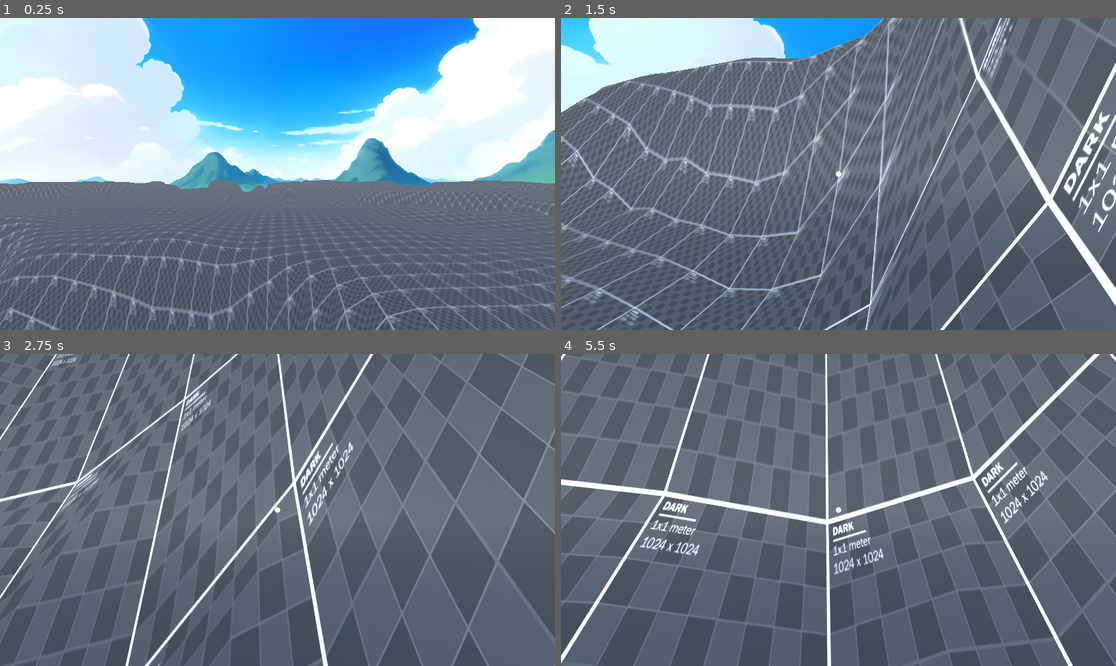
Above: before the commit, frames 1-4 (two rows, left to right).
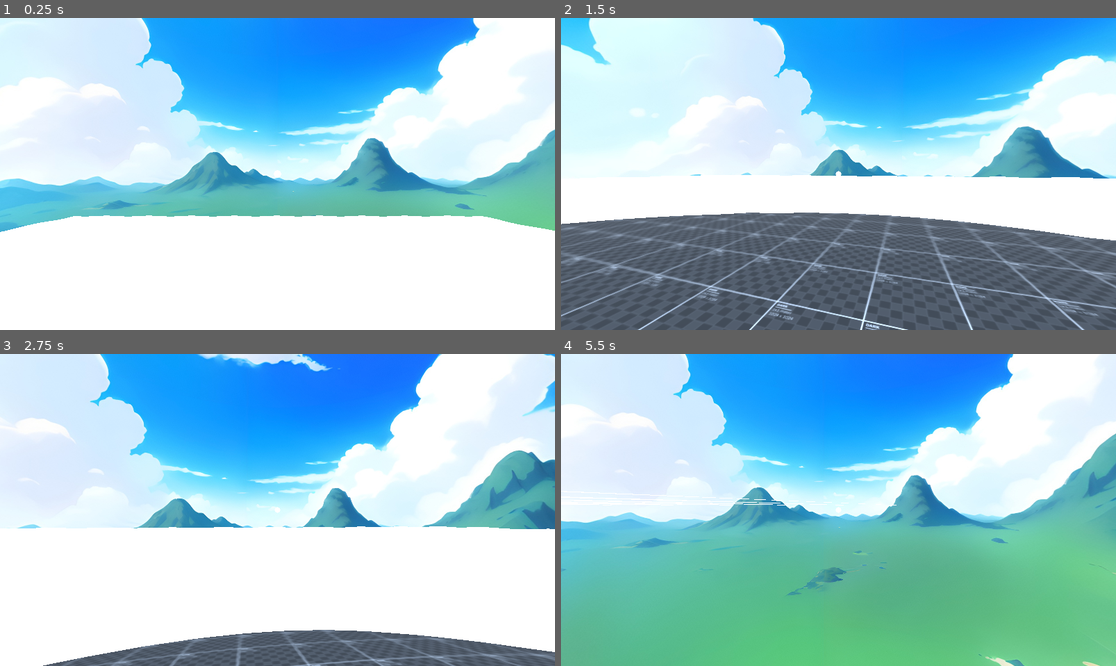
Above: after the commit, the same moments.

Repository: dairycultist/New-Hand-in-Mootown
Game: Godot game, scene res://world.tscn
Two runs of this game, one before a commit and one after it. Both use one fixed random seed, a clock stepped at 60 frames per second and the inputs below.
Inputs (mouse positions are in pixels of both pictures, inside the frame that each line leads up to):
- Up to frame 1 (0.25 s): no input
- Up to frame 2 (1.5 s): tap Enter (ui_accept) at 0.5, 0.77 s; move the mouse to (866, 174) at 0.52 s; hold E (interact) 0.53-1.28 s; hold W (walk_up) from 0.53 s (still down); move the mouse to (810, 174) at 1.27 s; tap E (interact) at 1.35 s
- Up to frame 3 (2.75 s): keep holding W (walk_up); tap Enter (ui_accept) at 1.52 s; move the mouse to (288, 503) at 2.02 s; hold E (interact) from 2.03 s (still down)
- Up to frame 4 (5.5 s): keep holding W (walk_up); move the mouse to (832, 516) at 2.77 s; release E (interact) at 2.78 s; tap E (interact) at 2.85, 4.35 s; tap Enter (ui_accept) at 3.02, 3.77, 4.52 s; move the mouse to (877, 513) at 3.52 s; hold E (interact) 3.53-4.28 s; move the mouse to (794, 506) at 4.27 s; move the mouse to (844, 510) at 5.02 s; hold E (interact) from 5.03 s (still down)

The runs differ from the first frame. In frame 1, 47% of the frame differs, in the area x 0-100%, y 51-100%; in frame 2, 63%; in frame 3, 93%; in frame 4, 99%, in the area x 0-100%, y 0-100%.

Commit message:
Clean up terrain generation for future convenience (idk what a good terrain looks like)

Diff:
--- a/terrain.gd
+++ b/terrain.gd
@@ -1,8 +1,7 @@
 extends StaticBody3D
 
 @export var SIZE := 128
-@export var TEX_REGION : NoiseTexture2D
-@export var TEX_DETAIL : NoiseTexture2D
+#@export var TEX : NoiseTexture2D
 @export var MAT : Material
 
 # https://docs.godotengine.org/en/stable/tutorials/3d/procedural_geometry/arraymesh.html#doc-arraymesh
@@ -20,28 +19,18 @@
 	var normals = PackedVector3Array()
 	var indices = PackedInt32Array()
 
-	await TEX_REGION.changed
-	await TEX_DETAIL.changed
-	var region := TEX_REGION.get_image()
-	var detail := TEX_DETAIL.get_image()
+	#await TEX.changed
+	#var tex_image := TEX.get_image()
 
 	for z in SIZE:
 		for x in SIZE:
 
-			var height : float
+			var height := 1.0
 
-			var v = region.get_pixel(x, z).r
+			var far = pow(x - SIZE / 2, 2) + pow(z - SIZE / 2, 2) - pow(SIZE / 4, 2)
 
-			# TODO falloff V to 0 when close to edge of map
-
-			var a = 1 + pow(2, 100 * v - 30)
-			var b = 1 + pow(2, 55 - 100 * v)
-
-			height = (0.5 * a - b) / (a * b) + 0.5
-
-			height *= 16
-
-			height += detail.get_pixel(x, z).r
+			if far > 0:
+				height = lerpf(height, 0, far * 0.01);
 
 			verts.append(Vector3(x, height, z))
 			normals.append(Vector3(0, 1, 0))
--- a/world.tscn
+++ b/world.tscn
@@ -10,22 +10,6 @@
 [ext_resource type="Texture2D" uid="uid://dq6mfe75qjd17" path="res://water.jpg" id="7_gbfbk"]
 
 [sub_resource type="CapsuleShape3D" id="CapsuleShape3D_gv5m4"]
-
-[sub_resource type="FastNoiseLite" id="FastNoiseLite_ioo17"]
-noise_type = 3
-frequency = 0.0245
-fractal_octaves = 2
-
-[sub_resource type="NoiseTexture2D" id="NoiseTexture2D_wse8f"]
-noise = SubResource("FastNoiseLite_ioo17")
-
-[sub_resource type="FastNoiseLite" id="FastNoiseLite_gbfbk"]
-noise_type = 0
-frequency = 0.055
-fractal_octaves = 2
-
-[sub_resource type="NoiseTexture2D" id="NoiseTexture2D_ioo17"]
-noise = SubResource("FastNoiseLite_gbfbk")
 
 [sub_resource type="ShaderMaterial" id="ShaderMaterial_036b0"]
 shader = ExtResource("4_aqk2v")
@@ -77,9 +61,7 @@
 
 [node name="Terrain" type="StaticBody3D" parent="."]
 script = ExtResource("2_gbfbk")
-SIZE = 256
-TEX_REGION = SubResource("NoiseTexture2D_wse8f")
-TEX_DETAIL = SubResource("NoiseTexture2D_ioo17")
+SIZE = 48
 MAT = ExtResource("3_gbfbk")
 
 [node name="Sun" type="DirectionalLight3D" parent="."]
Not shown: 1 places in world.tscn that only renumber resources
